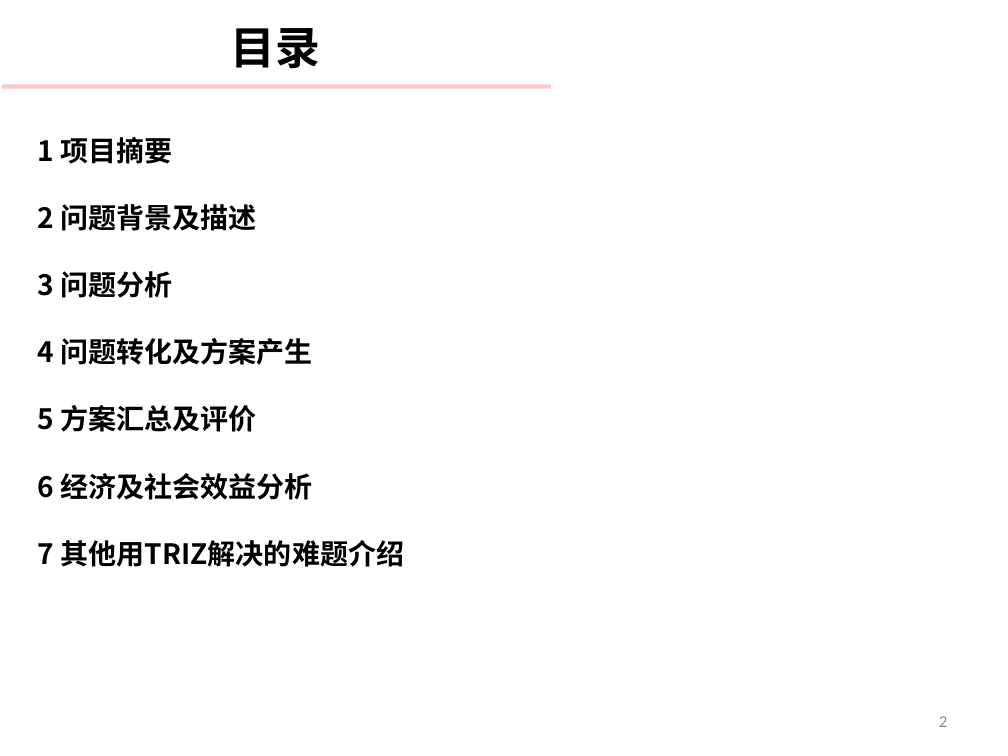
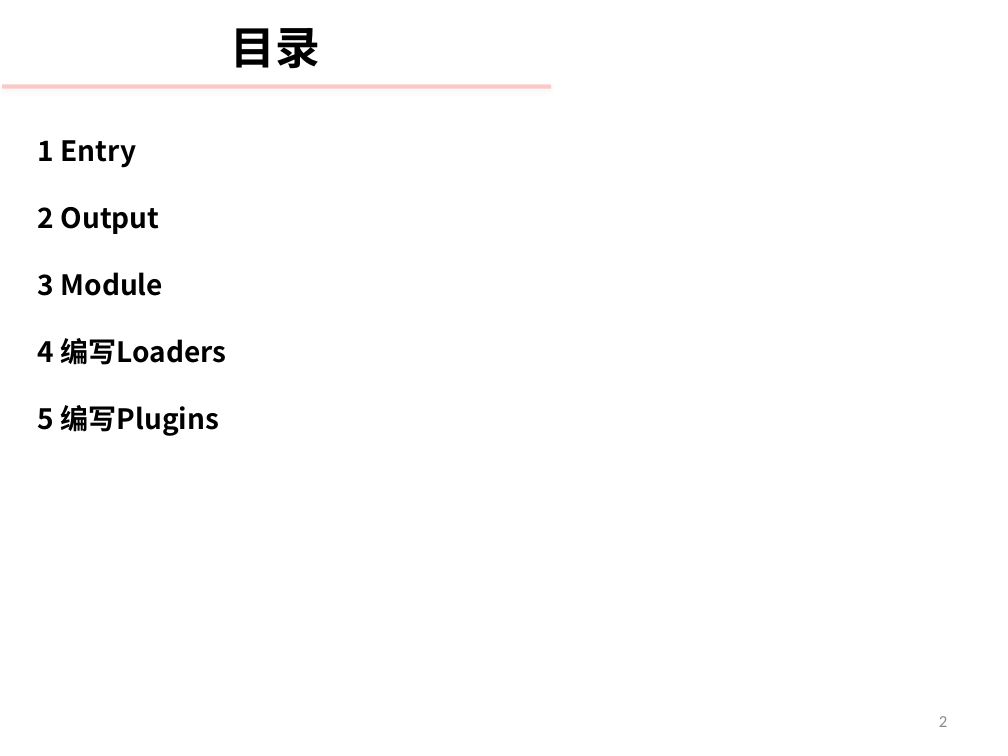
Before and after one commit to SinLv/Common-Issue, a slide deck: slide 2 of 远程办公/webpack组内培训_吕曦_43599.pptx. Drawn at 1008x756 pixels with LibreOffice and Linux fonts; fonts in the diff are those of the drawing; background and template pictures are left out. Boxes give left, top, right and bottom in pixels: in the first picture for what was removed or moved away, otherwise in the second. Text is boxed around its words. In the diff, an @@ line names an element or a change of style, - is before the commit and + after.

```diff
--- a/远程办公/webpack组内培训_吕曦_43599.pptx
+++ b/远程办公/webpack组内培训_吕曦_43599.pptx
@@ text at box(38, 140, 227, 436): text changed @@
-1 项目摘要
-2 问题背景及描述
-3 问题分析
-4 问题转化及方案产生
-5 方案汇总及评价
-6 经济及社会效益分析
-7 其他用TRIZ解决的难题介绍
+1 Entry
+2 Output
+3 Module
+4 编写Loaders
+5 编写Plugins
```
Also in this commit, not shown: 18 slides added, 55 slides removed.
